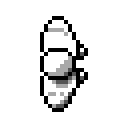
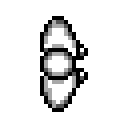
Before/after of a 128 × 128 layered artwork. What changed in the layer stack:
painted on "walk_midle" over [44, 20, 76, 104]
